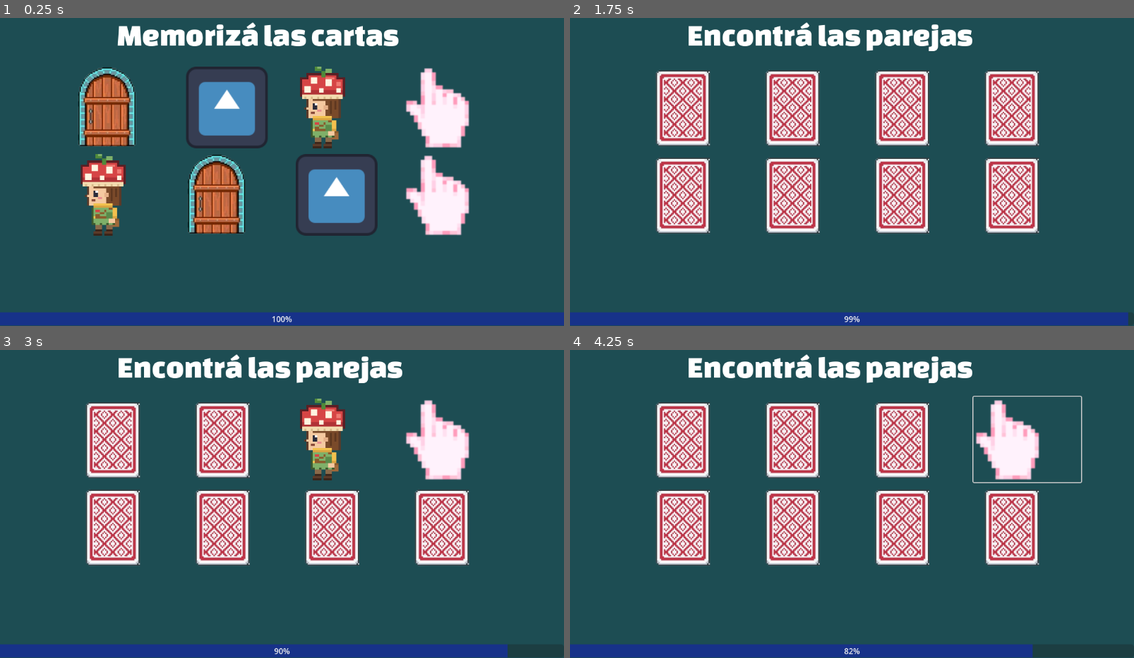
Above: before the commit, frames 1-4 (two rows, left to right).
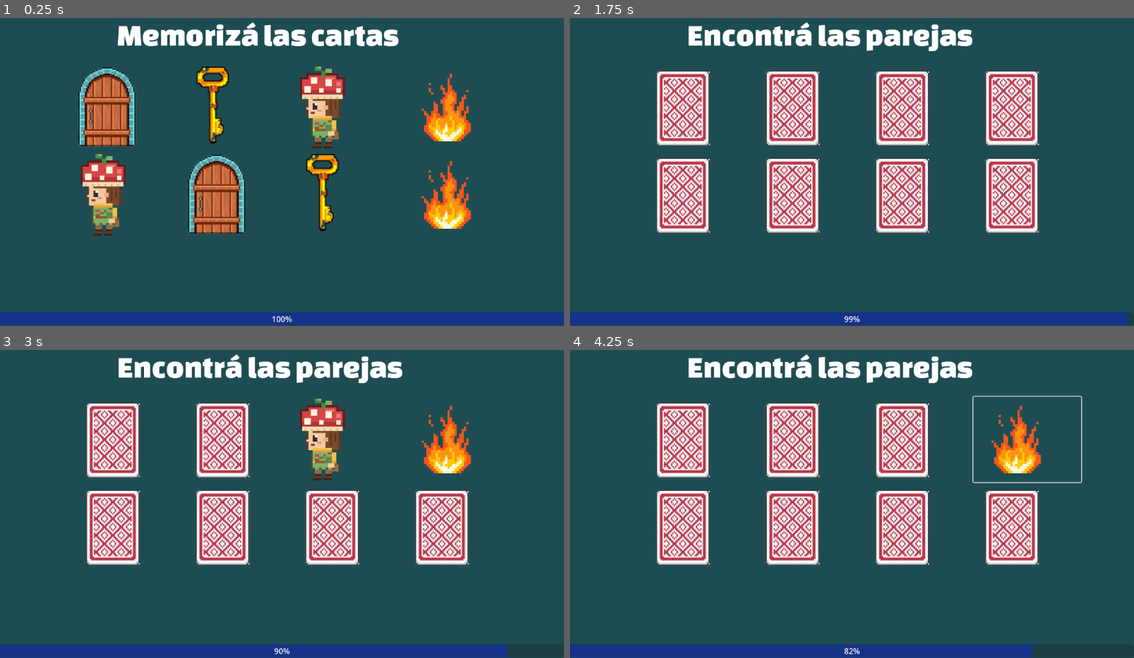
Above: after the commit, the same moments.

Repository: tobiflores/MINIJUEGOS-Feroleto-Flores-Geretto-Legaria
Game: Godot game, scene res://escenas/minijuegos/minijuego_memorizar.tscn
Two runs of this game, one before a commit and one after it. Both use one fixed random seed, a clock stepped at 60 frames per second and the inputs below. This scene is started directly instead of the project's main scene. The engine's default icon, where the game draws it, is replaced by a stand-in: a white triangle on a blue panel in a dark square.
Inputs (mouse positions are in pixels of both pictures, inside the frame that each line leads up to):
- Up to frame 1 (0.25 s): no input
- Up to frame 2 (1.75 s): click (699, 107) at 0.5 s; click (806, 107) at 1.25 s
- Up to frame 3 (3 s): click (349, 439) at 2 s; click (456, 439) at 2.75 s
- Up to frame 4 (4.25 s): tap Enter (ui_accept) at 3.5, 3.77 s; hold Right (ui_right) from 3.53 s (still down)

The runs differ from the first frame. In frame 1, 11% of the frame differs, in the area x 33-84%, y 15-71%; in frame 2, nothing differs; in frame 3, 1.9%; in frame 4, 1.9%.

Commit message:
agrego imagenes al juego de memorizar

Diff:
--- a/escenas/minijuegos/minijuego_memorizar.tscn
+++ b/escenas/minijuegos/minijuego_memorizar.tscn
@@ -3,10 +3,10 @@
 [ext_resource type="FontFile" uid="uid://br64yg4s15f4j" path="res://fuentes/Changa_One/ChangaOne-Regular.ttf" id="1_usu51"]
 [ext_resource type="Script" uid="uid://cuvqcwsevdrgf" path="res://scripts/minijuego_memorizar.gd" id="1_xybuh"]
 [ext_resource type="Texture2D" uid="uid://cutnqc0r37val" path="res://imagenes/Dorso.png" id="2_juiqd"]
-[ext_resource type="Texture2D" uid="uid://cwmhbr3kdd45l" path="res://imagenes/pink cursor.png" id="3_cgqj1"]
+[ext_resource type="Texture2D" uid="uid://tqni31qrjynn" path="res://imagenes/fuego.png" id="3_juiqd"]
 [ext_resource type="Texture2D" uid="uid://cuyeigyrhn78e" path="res://imagenes/PuertaCerrada.png" id="4_p1uq3"]
 [ext_resource type="Texture2D" uid="uid://bjd6pb212ch0y" path="res://imagenes/PersonajeDerecha.png" id="5_xhwmo"]
-[ext_resource type="Texture2D" uid="uid://b31lg8aeubsly" path="res://icon.svg" id="6_uwy82"]
+[ext_resource type="Texture2D" uid="uid://dupug7lbtawsa" path="res://imagenes/Llave.png" id="6_cgqj1"]
 
 [sub_resource type="StyleBoxFlat" id="StyleBoxFlat_xybuh"]
 bg_color = Color(0.09240068, 0.19522923, 0.53666794, 1)
@@ -14,7 +14,7 @@
 [node name="Minijuego-Memorizar" type="Node2D" unique_id=1459326653]
 script = ExtResource("1_xybuh")
 texturaDorso = ExtResource("2_juiqd")
-texturasFrente = Array[Texture2D]([ExtResource("3_cgqj1"), ExtResource("4_p1uq3"), ExtResource("5_xhwmo"), ExtResource("6_uwy82")])
+texturasFrente = Array[Texture2D]([ExtResource("3_juiqd"), ExtResource("4_p1uq3"), ExtResource("5_xhwmo"), ExtResource("6_cgqj1")])
 
 [node name="ColorRect" type="ColorRect" parent="." unique_id=1899479037]
 offset_right = 1153.0
Binary file added: imagenes/fuego.png
Not shown, added: imagenes/fuego.png.import
